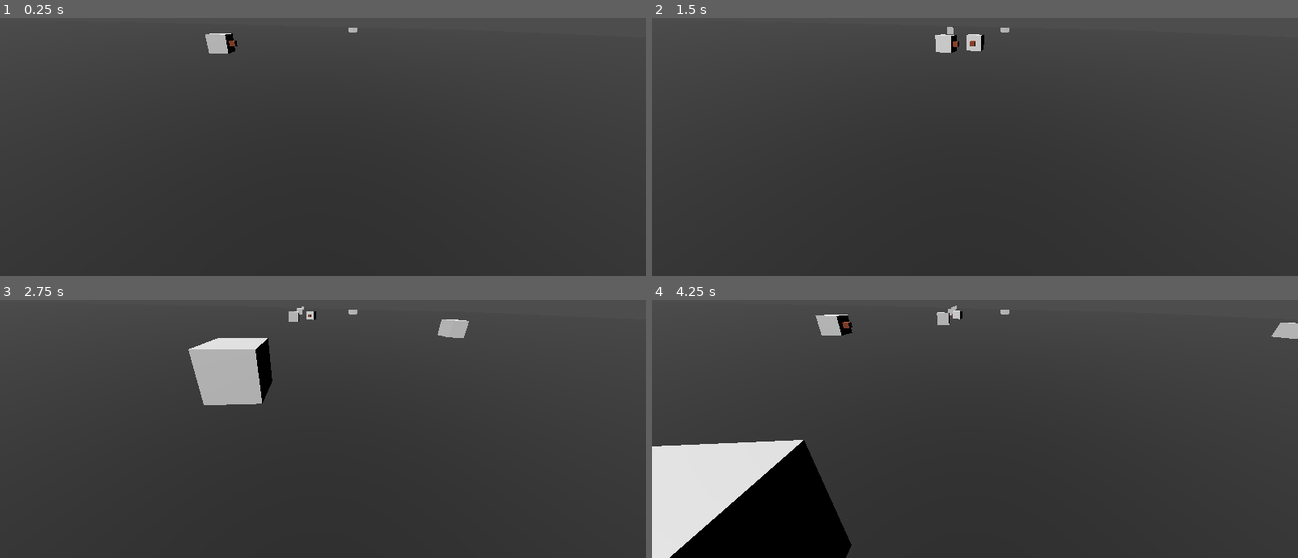
Above: before the commit, frames 1-4 (two rows, left to right).
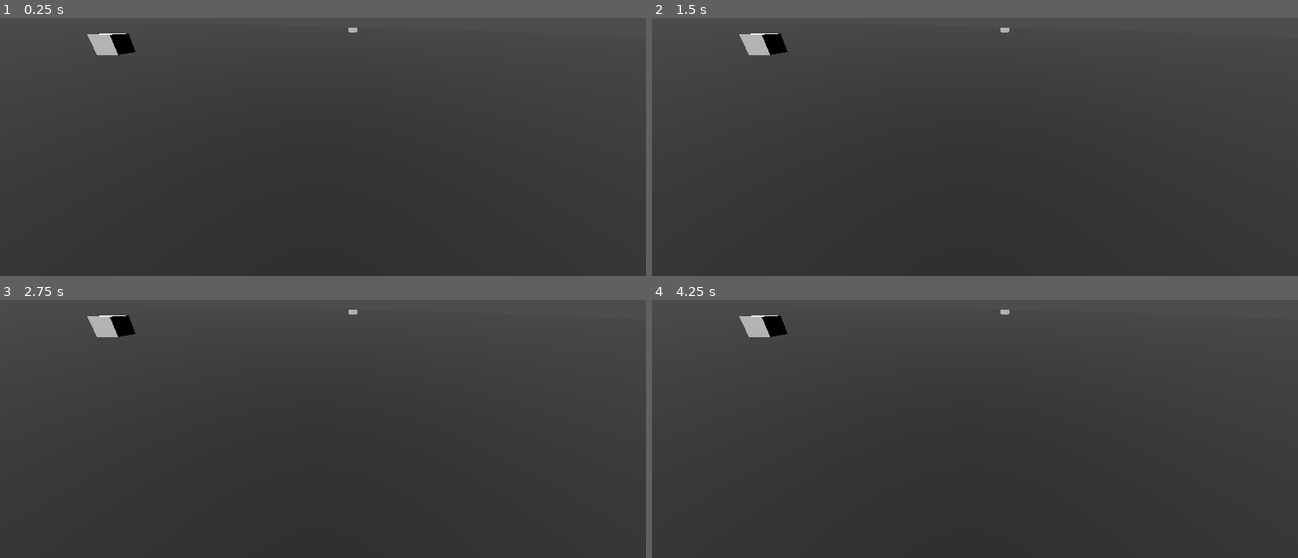
Above: after the commit, the same moments.

Repository: mulboor/kruispuntsimulatie
Game: Godot game, scene res://scenes/spaces/main.tscn
Two runs of this game, one before a commit and one after it. Both use one fixed random seed, a clock stepped at 60 frames per second and the inputs below.
Inputs:
- Up to frame 1 (0.25 s): no input
- Up to frame 2 (1.5 s): no input
- Up to frame 3 (2.75 s): no input
- Up to frame 4 (4.25 s): no input

The runs differ from the first frame. In frame 1, 0.8% of the frame differs, in the area x 13-37%, y 5-15%; in frame 2, 0.9%; in frame 3, 3.8%; in frame 4, 14%, in the area x 0-100%, y 2-100%.

Commit message:
Bezig met visioncone

Diff:
--- a/scenes/components/visioncone.tscn
+++ b/scenes/components/visioncone.tscn
@@ -1,6 +1,9 @@
-[gd_scene load_steps=2 format=3 uid="uid://dob5n0rie65js"]
+[gd_scene load_steps=4 format=3 uid="uid://dob5n0rie65js"]
 
 [ext_resource type="Script" path="res://scripts/visioncone.gd" id="1_bkj6i"]
+[ext_resource type="Script" path="res://scripts/road_user_vars.gd" id="2_1q1cn"]
+
+[sub_resource type="BoxShape3D" id="BoxShape3D_pt37w"]
 
 [node name="Visioncone" type="Node3D"]
 script = ExtResource("1_bkj6i")
@@ -270,3 +273,13 @@
 [node name="Vertical lower limit" type="RayCast3D" parent="Vertical rays/Vertical R/Vertical3"]
 transform = Transform3D(0.5, 0.866025, 0, -0.866025, 0.5, 0, 0, 0, 1, 0, 0, 0)
 target_position = Vector3(1, 0, 0)
+
+[node name="RoadUserVars" type="Node3D" parent="."]
+script = ExtResource("2_1q1cn")
+visibility = 10.0
+
+[node name="StaticBody3D" type="StaticBody3D" parent="."]
+
+[node name="CollisionShape3D" type="CollisionShape3D" parent="StaticBody3D"]
+transform = Transform3D(1, 0, 0, 0, 1, 0, 0, 0, 1, 0.983111, 0, 0)
+shape = SubResource("BoxShape3D_pt37w")
--- a/scripts/visioncone.gd
+++ b/scripts/visioncone.gd
@@ -11,11 +11,8 @@
 
 func _ready() -> void:
 	# Vind alle rays, zet hun lengte gelijk aan de ray length, en voeg ze toe aan de dictionary
-	for child in get_children():
-		if child == RayCast3D:
-			var ray: RayCast3D = child
-			ray.target_position.z = -user_vars.visibility
-			rays.append(ray)
+	find_rays(self)
+	print(rays)
 
 func _physics_process(delta):
 	# Zet alle geraakte objecten in de array en verzend ze
@@ -24,3 +21,10 @@
 			objects_hit.append(ray.get_collider())
 
 	HitObjects.emit(objects_hit)
+
+func find_rays(search_node: Node) -> void:
+	for child in search_node.get_children():
+		if child != RayCast3D:
+			find_rays(child)
+		elif child == RayCast3D:
+			print(child.name)
